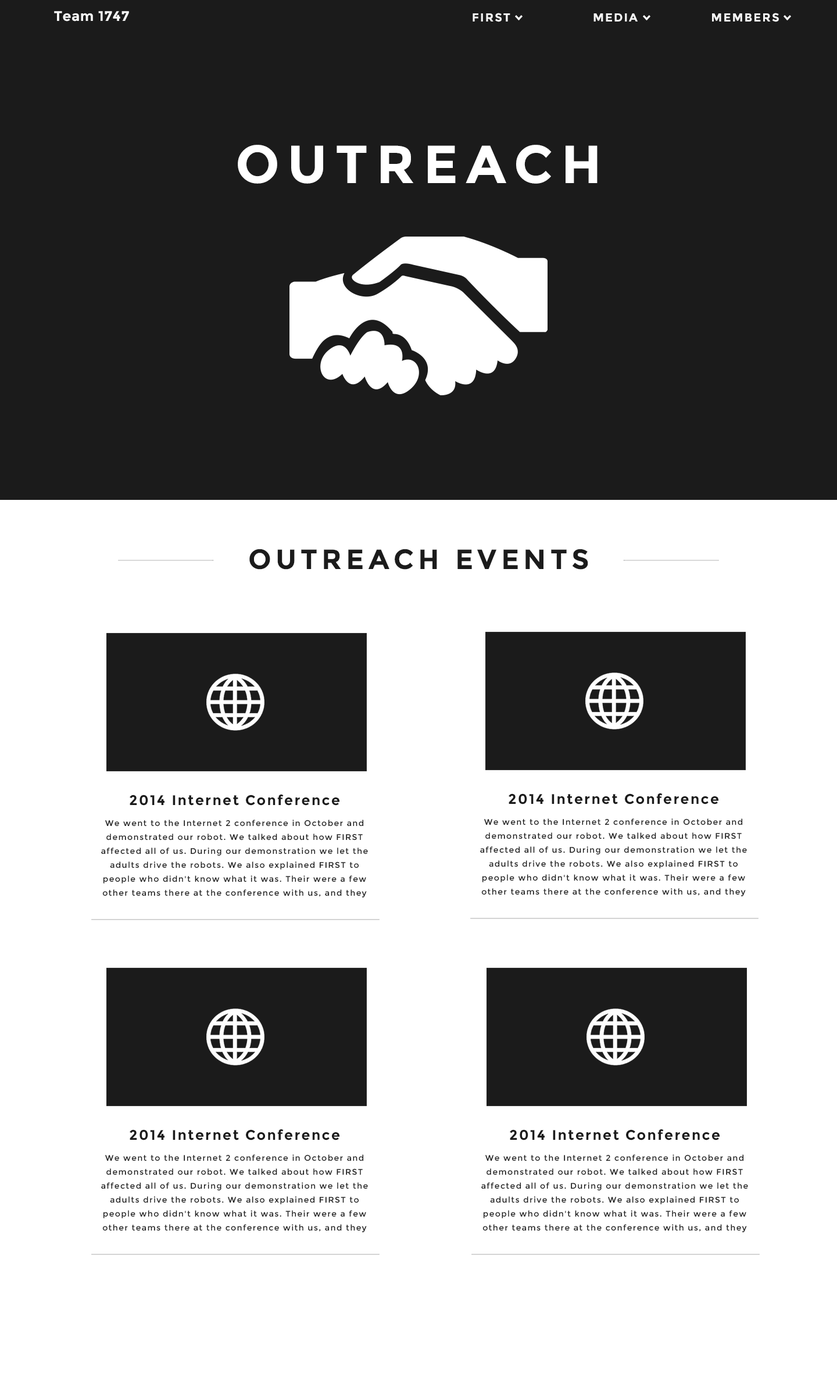
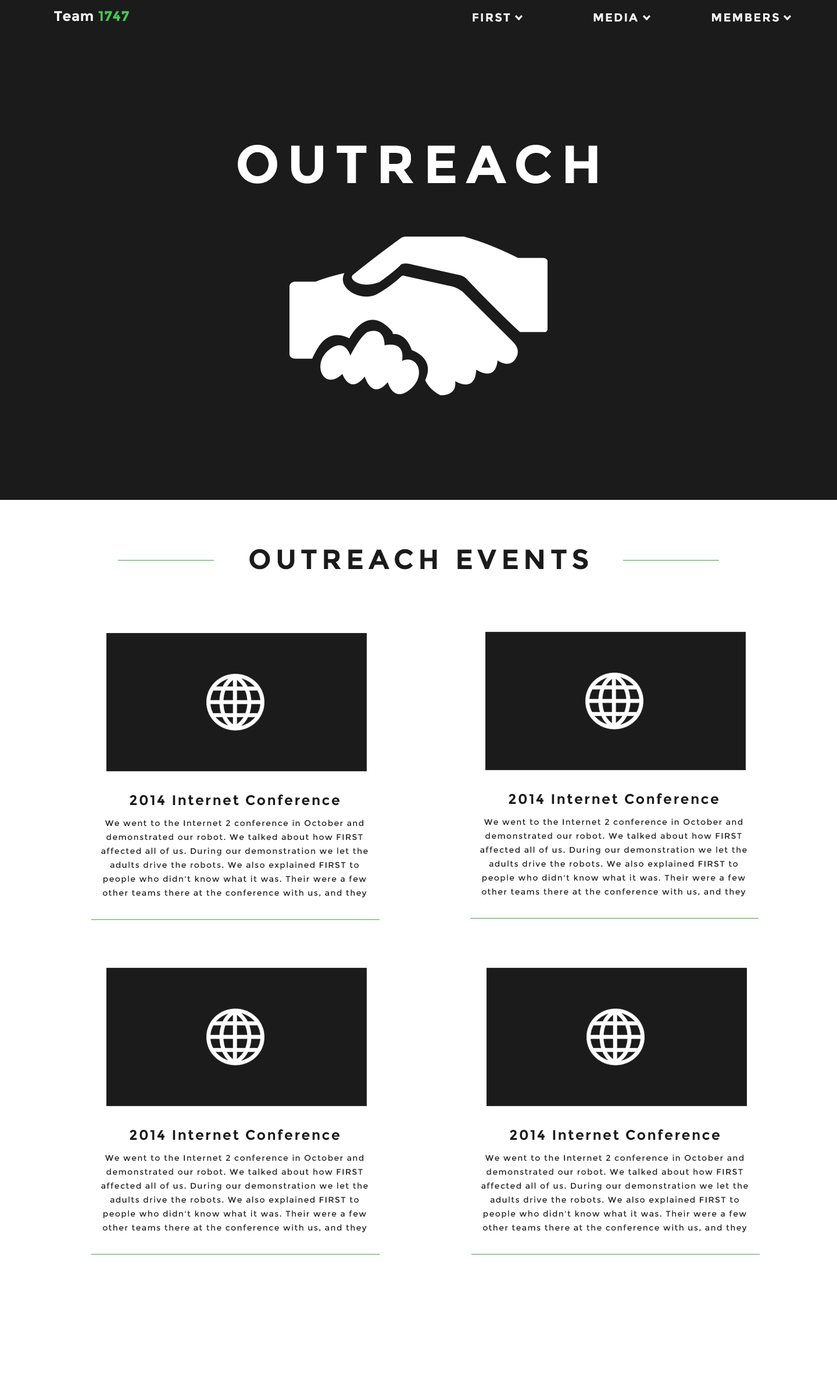
Two versions of the same layered image (w=837, h=1395). Layer-by-layer changes:
painted on "Team 1747" over [left=98, top=11, right=130, bottom=21]
added group "Content" with 22 layers above "Land" over [left=91, top=559, right=760, bottom=1255]
"Layer 12 copy (merged)": opacity 100% → 61%, moved it into group "Content", painted on it over [left=117, top=559, right=720, bottom=561]
moved "2014 Internet Conference copy 3" into group "Content" over [left=91, top=1253, right=380, bottom=1255]
"Layer 6" (1st of 4, in "Content" › "2014 Internet Conference copy 3"): opacity 100% → 60%, painted on it over [left=91, top=1253, right=380, bottom=1255]
moved "2014 Internet Conference copy 2" into group "Content" over [left=471, top=1253, right=760, bottom=1255]
"Layer 6" (2nd of 4, in "Content" › "2014 Internet Conference copy 2"): opacity 100% → 60%, painted on it over [left=471, top=1253, right=760, bottom=1255]
moved "2014 Internet Conference copy" into group "Content" over [left=470, top=917, right=759, bottom=919]
"Layer 6" (3rd of 4, in "Content" › "2014 Internet Conference copy"): opacity 100% → 60%, painted on it over [left=470, top=917, right=759, bottom=919]
moved "2014 Internet Conference" into group "Content" over [left=91, top=918, right=380, bottom=921]
"Layer 6" (4th of 4, in "Content" › "2014 Internet Conference"): opacity 100% → 60%, painted on it over [left=91, top=918, right=380, bottom=921]
